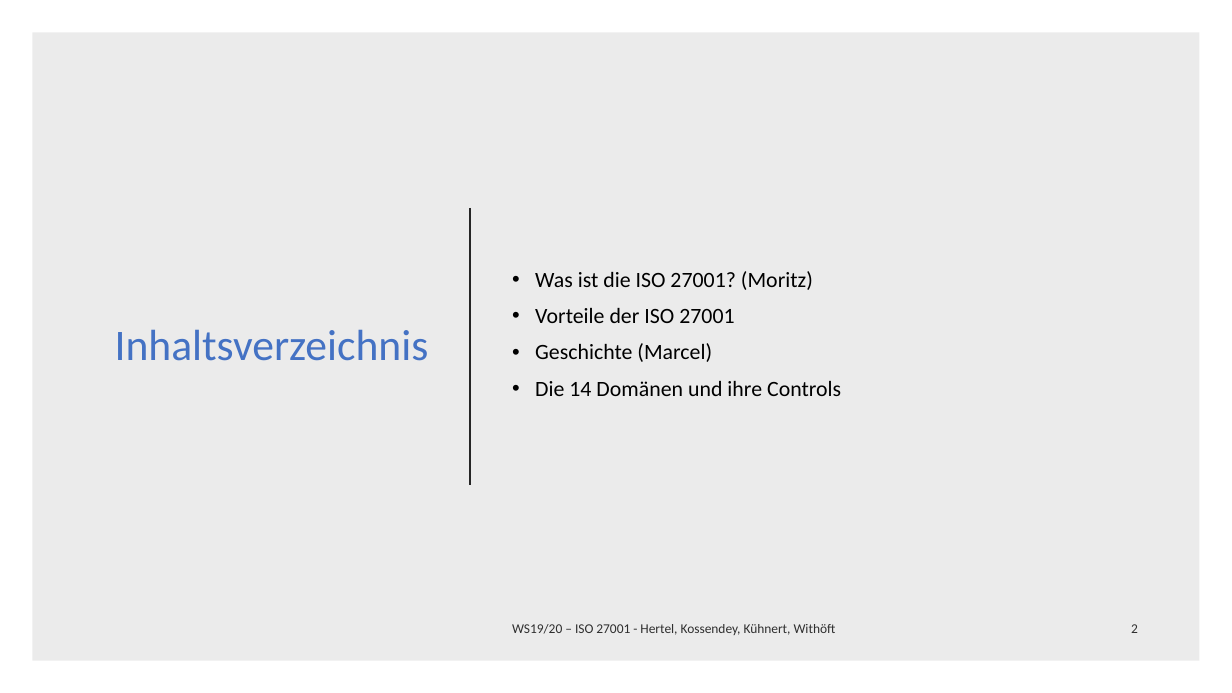
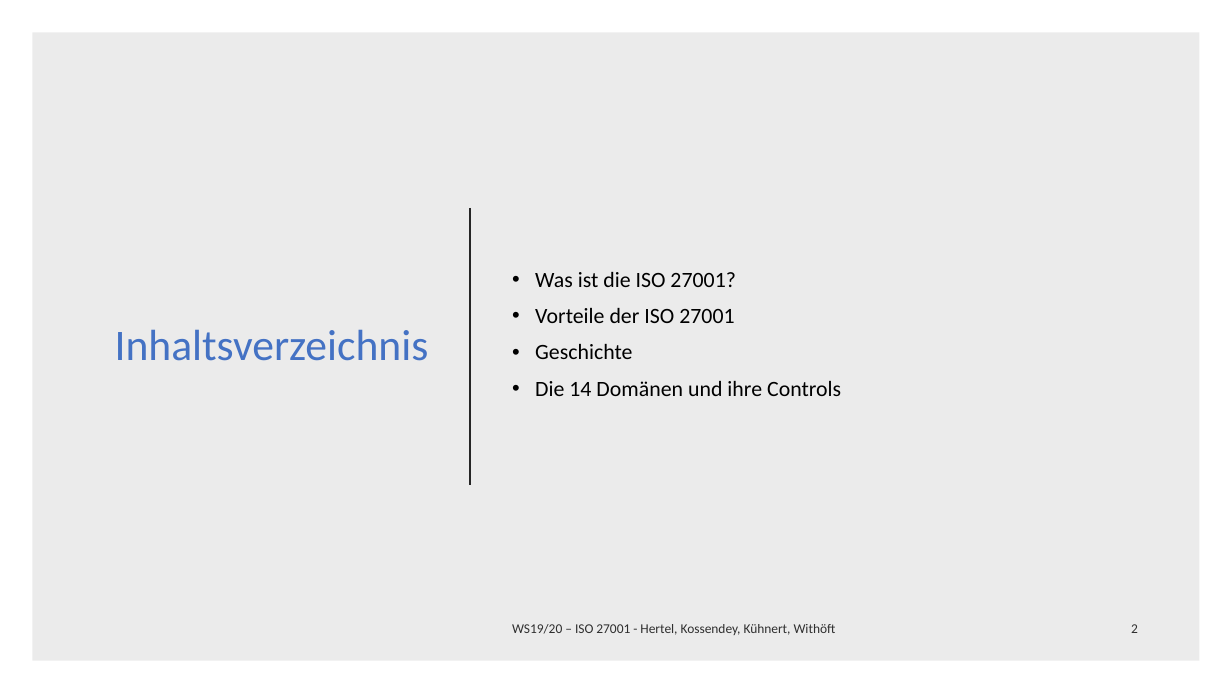
Before and after one commit to mwithoeft/SicherheitUndZuverlaessigkeit, a slide deck: slide 2 of Moritz/merged.pptx. Drawn at 1232x693 pixels with LibreOffice and Linux fonts; fonts in the diff are those of the drawing. Boxes give left, top, right and bottom in pixels: in the first picture for what was removed or moved away, otherwise in the second. Text is boxed around its words. In the diff, an @@ line names an element or a change of style, - is before the commit and + after.

```diff
--- a/Moritz/merged.pptx
+++ b/Moritz/merged.pptx
@@ text at <box>535,272,736,287</box>: text changed @@
-• Was ist die ISO 27001? (Moritz)
+• Was ist die ISO 27001?
@@ text at <box>535,344,632,359</box>: text changed @@
-• Geschichte (Marcel)
+• Geschichte
```
Also in this commit, not shown: 1 other slide changed, 1 slide added.
